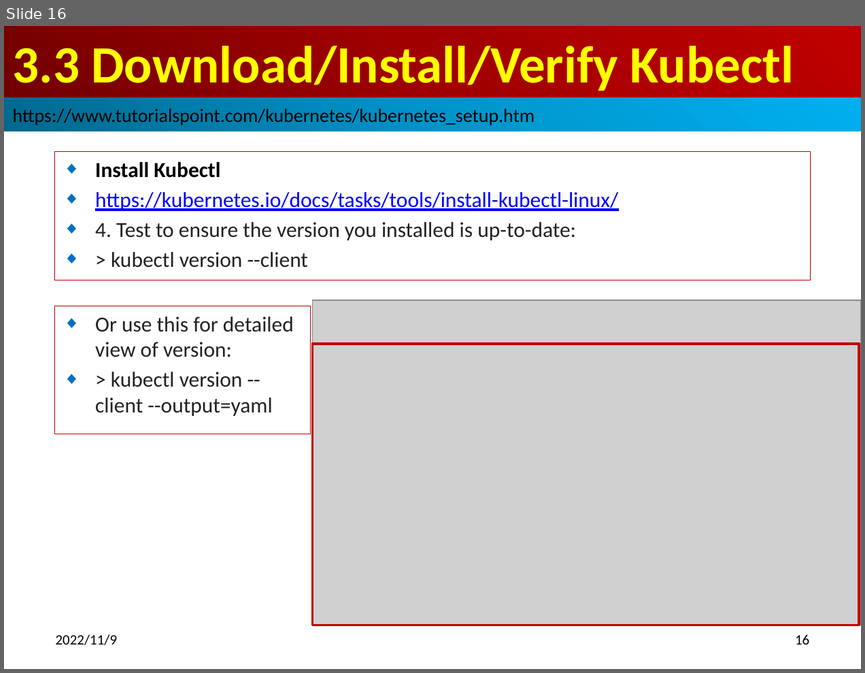
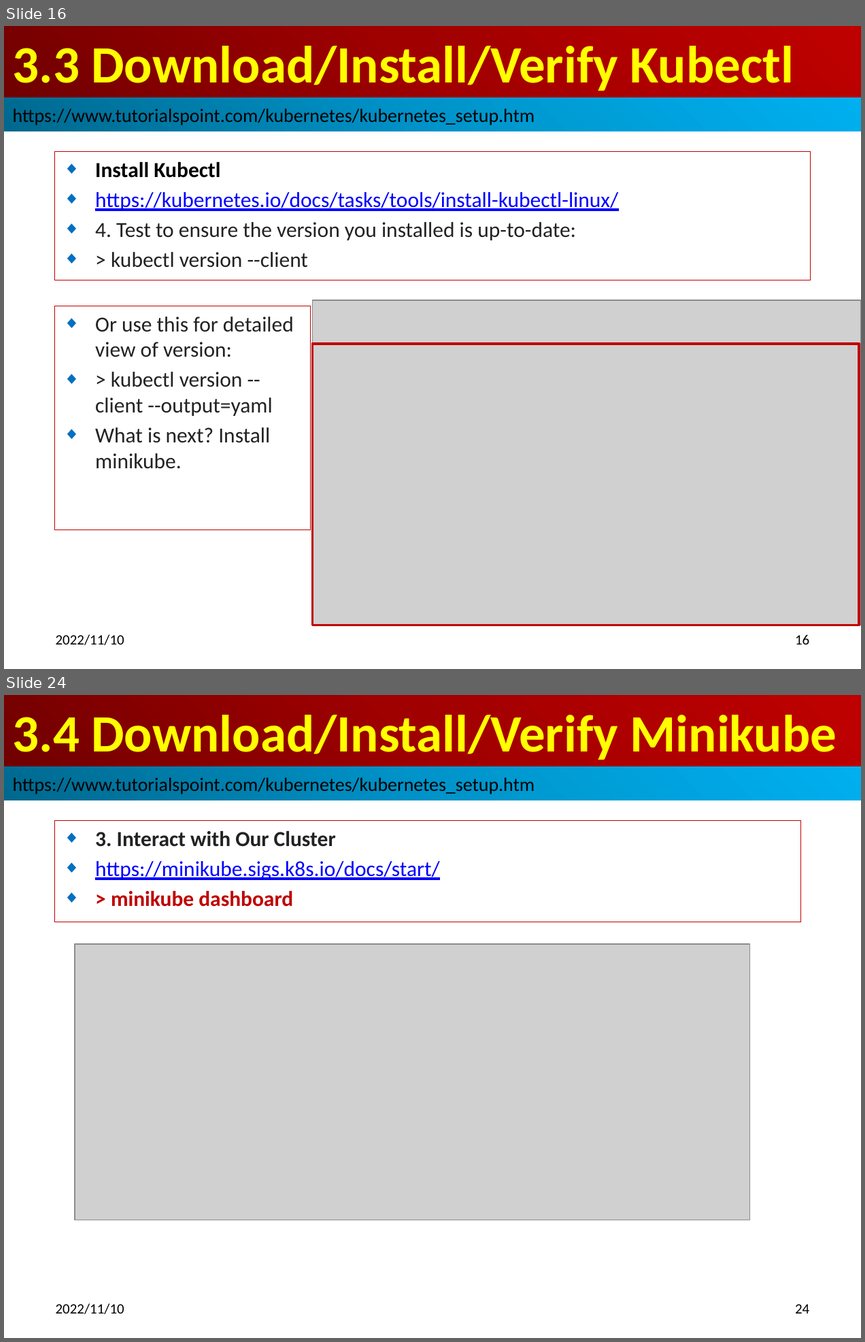
Before and after one commit to peterhchen/910_Kubernetes_TP_IO, a slide deck: 004_KubernetesSetup.pptx. Shown one above the other, each under a label of ours: slide 16 before the commit, slides 16 and 24 after it; the slides between them are not shown. The pictures are 865x673 and 865x1342 pixels, drawn with LibreOffice and Linux fonts; fonts in the diff are those of the drawing; grey boxes stand for pictures. Boxes give left, top, right and bottom in pixels: in the first picture for what was removed or moved away, otherwise in the second. Text is boxed around its words. In the diff, an @@ line names an element or a change of style, - is before the commit and + after.

```diff
--- a/004_KubernetesSetup.pptx
+++ b/004_KubernetesSetup.pptx
@@ slide 24 added at <box>4,695,861,1338</box>, background #FFFFFF @@
@@ title added at <box>4,695,861,767</box>, fill gradient #720000 to #A20000 to #C00000, 44 pt, text #FFFF00, bold @@
+3.4 Download/Install/Verify Minikube
@@ rectangle added at <box>4,767,861,800</box>, fill gradient #00688E to #0094CA to #00B0F0, 16 pt, text #000000 @@
+https://www.tutorialspoint.com/kubernetes/kubernetes_setup.htm
@@ subtitle added at <box>54,821,801,922</box>, outline #C00000 0.75 pt, 18 pt, text #0000FF, bold @@
+◆ 3. Interact with Our Cluster
+◆ https://minikube.sigs.k8s.io/docs/start/
+◆ > minikube dashboard
@@ picture added at <box>75,945,750,1220</box> @@
@@ text added at <box>56,1303,124,1314</box>, 12 pt, text #000000 @@
+2022/11/10
@@ page number added at <box>795,1304,809,1313</box>, 12 pt, text #000000 @@
+24
@@ slide 16 changed as well @@
@@ rectangle "Or use this for detailed ...": place and size @@
-rectangle "Or use this for detailed ..." at <box>54,305,311,434</box>
+rectangle "Or use this for detailed ..." at <box>54,305,311,529</box>
@@ text in rectangle at <box>95,427,270,469</box>: paragraph added @@
+◆ What is next? Install minikube.
@@ text at <box>56,634,124,645</box>: text changed @@
-2022/11/9
+2022/11/10
```
Also in this commit, not shown: 16 other slides changed, 23 other slides added.
